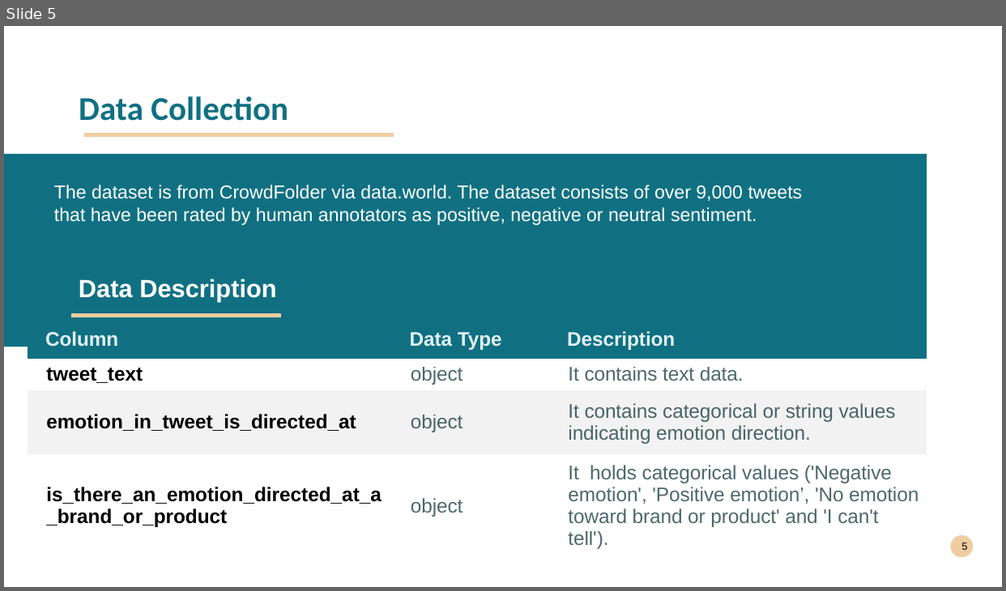
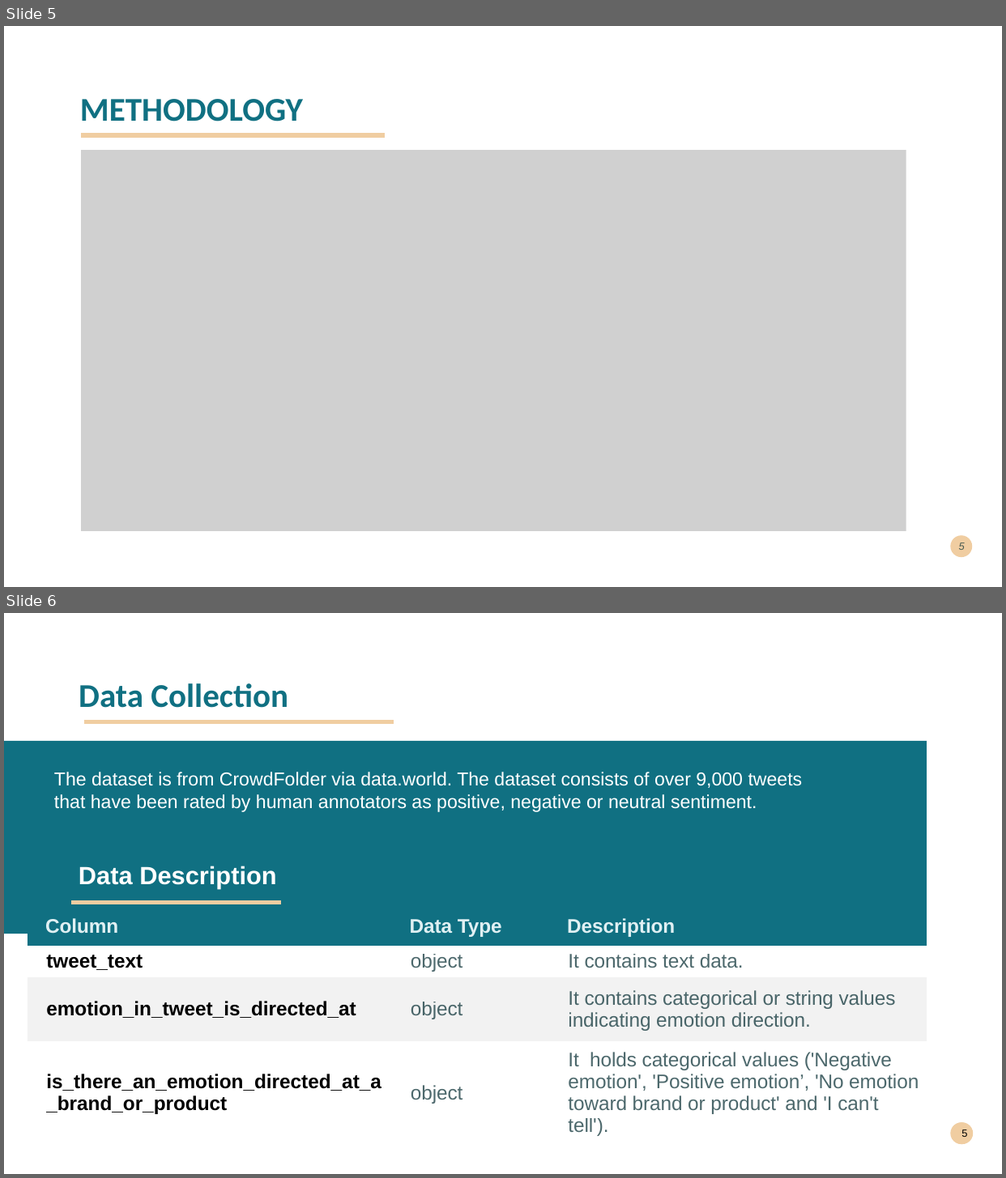
Before and after one commit to Sego-Mich/group_1_phase_4_project, a slide deck: SENTIMENT ANALYSIS.pptx. Shown one above the other, each under a label of ours: slide 5 before the commit, slides 5 and 6 after it. The pictures are 1006x591 and 1006x1178 pixels, drawn with LibreOffice and Linux fonts; fonts in the diff are those of the drawing; grey boxes stand for pictures. Boxes give left, top, right and bottom in pixels: in the first picture for what was removed or moved away, otherwise in the second. Text is boxed around its words. In the diff, an @@ line names an element or a change of style, - is before the commit and + after.

```diff
--- a/SENTIMENT ANALYSIS.pptx
+++ b/SENTIMENT ANALYSIS.pptx
@@ slide 5 added at box(4, 26, 1002, 587), background #FFFFFF; not listed: 1 template element that a slide beside it also shows @@
@@ title added at box(80, 99, 303, 122), 32 pt, text #107082, bold @@
+METHODOLOGY
@@ freeform shape added at box(81, 135, 385, 135), outline #F0CDA1 4.32 pt @@
@@ picture added at box(81, 150, 906, 532) @@
@@ page number added at box(959, 543, 965, 550), 10 pt, text #00292E at 70% opacity, italic @@
+5
@@ what was slide 5 is now slide 6 @@
```
Also in this commit, not shown: 2 slides changed.
